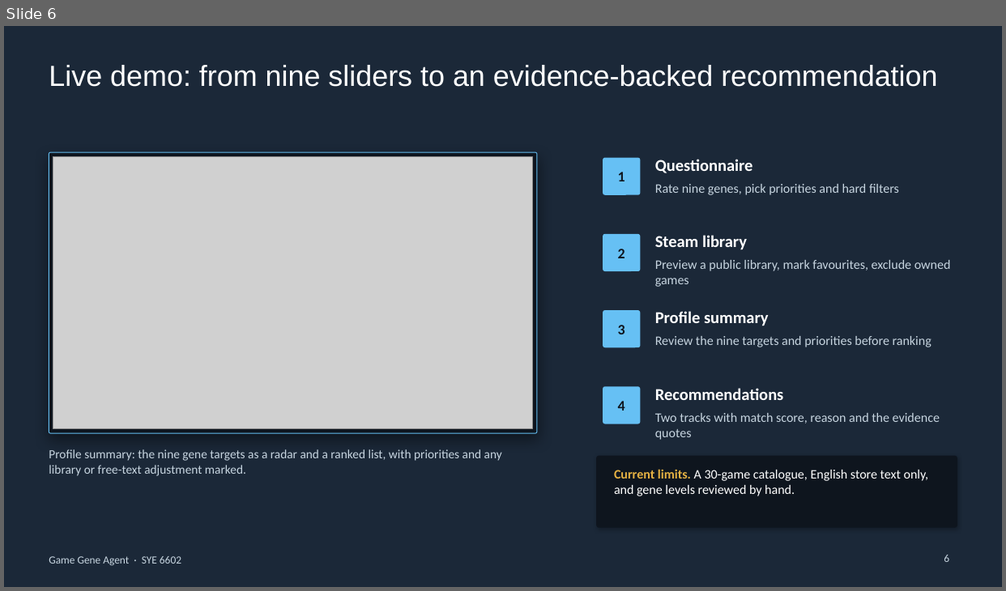
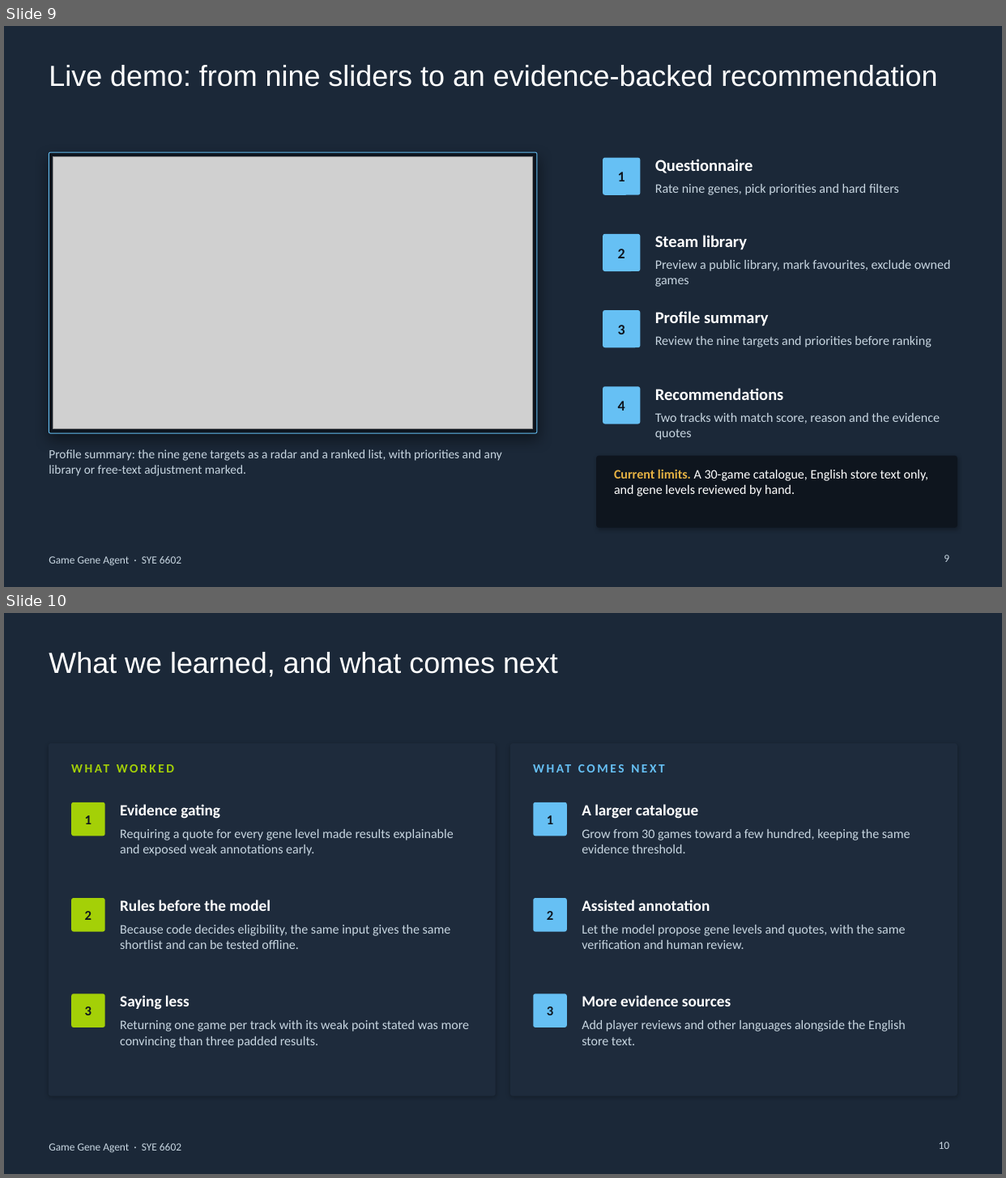
Before and after one commit to baishouxiaosheng/6602, a slide deck: docs/presentation/Game_Gene_Agent_Final_Presentation.pptx. Shown one above the other, each under a label of ours: slide 6 before the commit, slides 9 and 10 after it. The pictures are 1006x591 and 1006x1178 pixels, drawn with LibreOffice and Linux fonts; fonts in the diff are those of the drawing; grey boxes stand for pictures; background and template pictures are left out. Boxes give left, top, right and bottom in pixels: in the first picture for what was removed or moved away, otherwise in the second. Text is boxed around its words. In the diff, an @@ line names an element or a change of style, - is before the commit and + after.

```diff
--- a/docs/presentation/Game_Gene_Agent_Final_Presentation.pptx
+++ b/docs/presentation/Game_Gene_Agent_Final_Presentation.pptx
@@ slide 10 added at box(4, 613, 1002, 1174), background picture (left out); not listed: 1 template element that a slide beside it also shows @@
@@ title added at box(49, 652, 558, 677), 28 pt, text #FFFFFF @@
+What we learned, and what comes next
@@ rounded rectangle added at box(49, 744, 495, 1096), fill #1E2B3C, outline #1E2B3C 1 pt @@
@@ rounded rectangle added at box(511, 744, 957, 1096), fill #1E2B3C, outline #1E2B3C 1 pt @@
@@ text added at box(71, 760, 468, 783), 12 pt, text #A4D007, bold @@
+WHAT WORKED
@@ text added at box(533, 760, 930, 783), 12 pt, text #66C0F4, bold @@
+WHAT COMES NEXT
@@ rounded rectangle added at box(71, 803, 105, 836), fill #A4D007, 13 pt, text #0E151E, bold @@
+1
@@ text added at box(120, 804, 220, 819), 15 pt, text #FFFFFF, bold @@
+Evidence gating
@@ rounded rectangle added at box(533, 803, 567, 836), fill #66C0F4, 13 pt, text #0E151E, bold @@
+1
@@ text added at box(582, 804, 698, 819), 15 pt, text #FFFFFF, bold @@
+A larger catalogue
@@ text added at box(120, 829, 454, 856), 12.5 pt, text #C7D5E0 @@
+Requiring a quote for every gene level made results explainable and exposed weak annotations early.
@@ text added at box(582, 829, 910, 854), 12.5 pt, text #C7D5E0 @@
+Grow from 30 games toward a few hundred, keeping the same evidence threshold.
@@ rounded rectangle added at box(71, 898, 105, 932), fill #A4D007, 13 pt, text #0E151E, bold @@
+2
@@ text added at box(120, 900, 270, 911), 15 pt, text #FFFFFF, bold @@
+Rules before the model
@@ rounded rectangle added at box(533, 898, 567, 932), fill #66C0F4, 13 pt, text #0E151E, bold @@
+2
@@ text added at box(582, 900, 710, 911), 15 pt, text #FFFFFF, bold @@
+Assisted annotation
@@ text added at box(120, 925, 451, 949), 12.5 pt, text #C7D5E0 @@
+Because code decides eligibility, the same input gives the same shortlist and can be tested offline.
@@ text added at box(582, 925, 906, 949), 12.5 pt, text #C7D5E0 @@
+Let the model propose gene levels and quotes, with the same verification and human review.
@@ rounded rectangle added at box(71, 994, 105, 1028), fill #A4D007, 13 pt, text #0E151E, bold @@
+3
@@ text added at box(120, 995, 189, 1010), 15 pt, text #FFFFFF, bold @@
+Saying less
@@ rounded rectangle added at box(533, 994, 567, 1028), fill #66C0F4, 13 pt, text #0E151E, bold @@
+3
@@ text added at box(582, 995, 731, 1007), 15 pt, text #FFFFFF, bold @@
+More evidence sources
@@ text added at box(120, 1020, 470, 1048), 12.5 pt, text #C7D5E0 @@
+Returning one game per track with its weak point stated was more convincing than three padded results.
@@ text added at box(582, 1020, 906, 1046), 12.5 pt, text #C7D5E0 @@
+Add player reviews and other languages alongside the English store text.
@@ page number added at box(939, 1142, 950, 1149), 10.5 pt, text #C7D5E0 @@
+10
@@ what was slide 6 is now slide 9 @@
@@ page number at box(944, 555, 949, 562): text changed @@
-6
+9
```
Also in this commit, not shown: 3 other slides added, 2 other files.
